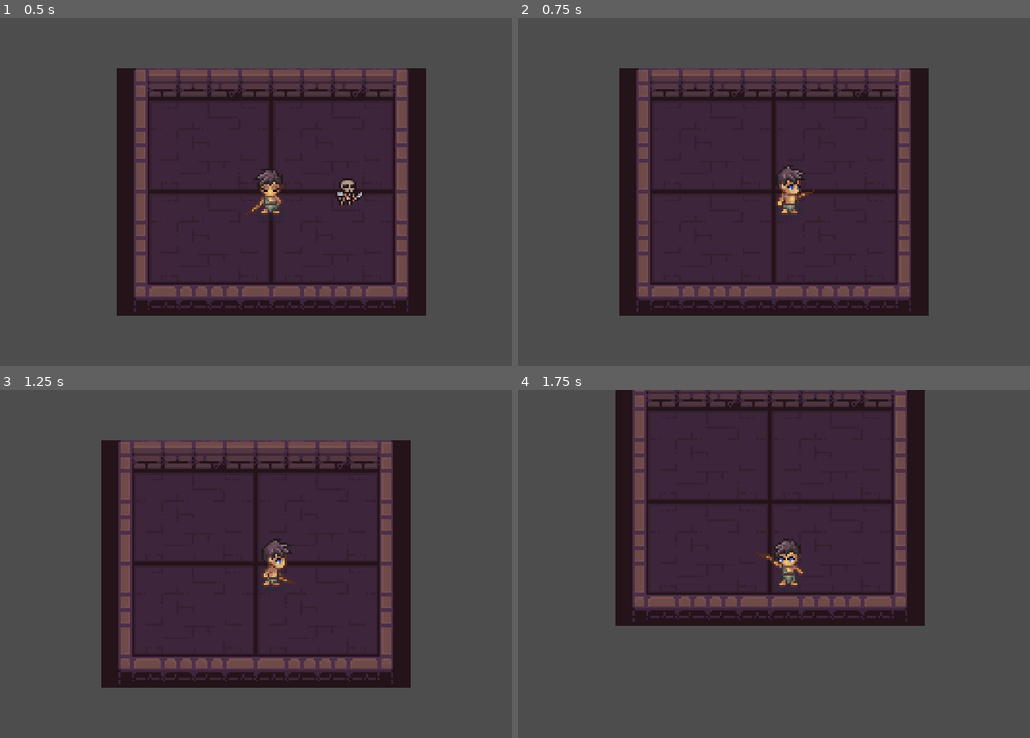
Above: before the commit, frames 1-4 (two rows, left to right).
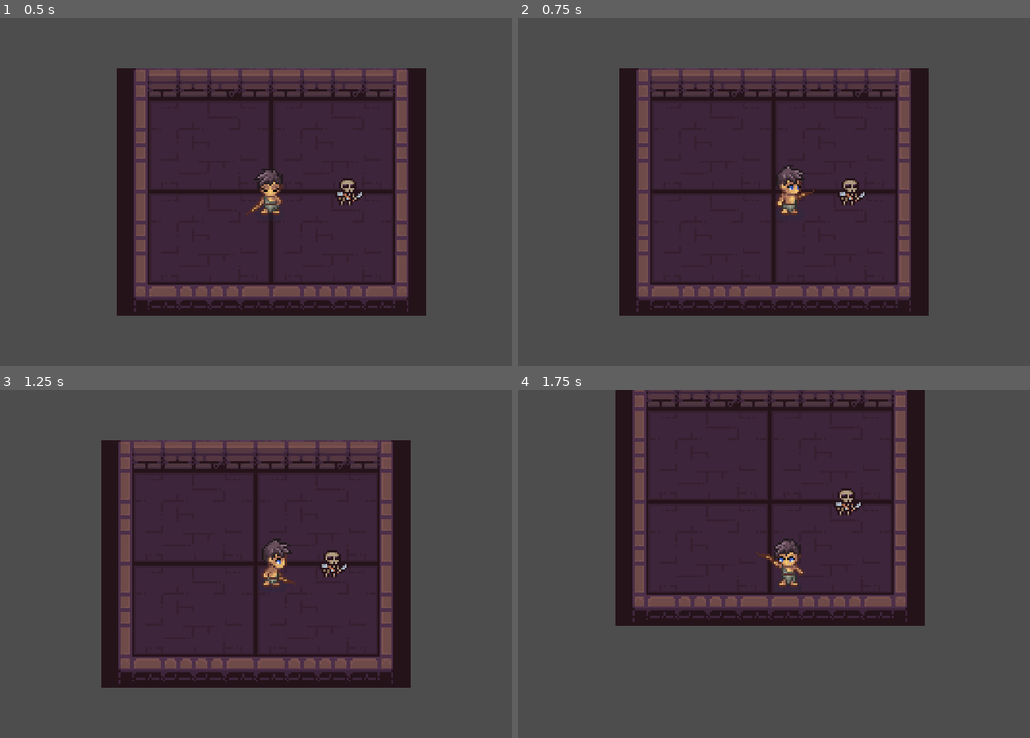
Above: after the commit, the same moments.

Repository: kellyjack07/MaturaRoguelite
Game: Godot game, scene res://scenes/main.tscn
Same seed, same stepped clock (60 frames per second), same inputs: the game is played once before the commit and once after it.
Inputs:
- Up to frame 1 (0.5 s): no input
- Up to frame 2 (0.75 s): tap Enter (ui_accept) at 0.5 s; hold D (right) from 0.53 s (still down); hold Enter (ui_accept) from 0.53 s (still down); tap Space (attack) at 0.6 s
- Up to frame 3 (1.25 s): keep holding D (right); keep holding Enter (ui_accept)
- Up to frame 4 (1.75 s): release D (right) at 1.28 s; release Enter (ui_accept) at 1.28 s; hold S (down) from 1.28 s (still down); tap Enter (ui_accept) at 1.35, 1.52 s; tap Space (attack) at 1.55 s

Frame 1 is identical in both runs. In frame 2, 0.2% of the frame differs, in the area x 62-68%, y 46-54%; in frame 3, 0.2%; in frame 4, 0.2%.

Commit message:
simple player hitbox and damage testing

Diff:
--- a/enemies/enemy.tscn
+++ b/enemies/enemy.tscn
@@ -54,6 +54,7 @@
 
 [node name="Health" type="Node" parent="." unique_id=373322071]
 script = ExtResource("1_7frlh")
+max_health = 5
 
 [node name="Hurtbox" type="Area2D" parent="." unique_id=1011045581]
 script = ExtResource("2_orwns")
--- a/scenes/player.tscn
+++ b/scenes/player.tscn
@@ -5,6 +5,7 @@
 [ext_resource type="Texture2D" uid="uid://b3byotiaupn5g" path="res://assets/placeholder/player_assets_placeholder/With_shadow/Swordsman_lvl1_attack_with_shadow.png" id="2_dqkch"]
 [ext_resource type="Texture2D" uid="uid://doxtevkpqijcj" path="res://assets/placeholder/player_assets_placeholder/With_shadow/Swordsman_lvl1_Walk_with_shadow.png" id="2_qhqgy"]
 [ext_resource type="Script" uid="uid://by6a20ksr22xh" path="res://scripts/health_component.gd" id="5_qlg0r"]
+[ext_resource type="Script" uid="uid://cc4hg5m86k3pi" path="res://scripts/hitbox_component.gd" id="6_tuyoq"]
 
 [sub_resource type="AtlasTexture" id="AtlasTexture_6e8lb"]
 atlas = ExtResource("2_dqkch")
@@ -552,6 +553,9 @@
 [sub_resource type="CircleShape2D" id="CircleShape2D_2gdjj"]
 radius = 6.0
 
+[sub_resource type="RectangleShape2D" id="RectangleShape2D_qlg0r"]
+size = Vector2(22.5, 21)
+
 [node name="Player" type="CharacterBody2D" unique_id=488959924]
 z_index = 10
 script = ExtResource("1_qhqgy")
@@ -570,4 +574,10 @@
 [node name="Health" type="Node" parent="." unique_id=2027964474]
 script = ExtResource("5_qlg0r")
 
+[node name="AttackArea" type="Area2D" parent="." unique_id=1575710335]
+script = ExtResource("6_tuyoq")
+
+[node name="CollisionShape2D" type="CollisionShape2D" parent="AttackArea" unique_id=1760277732]
+shape = SubResource("RectangleShape2D_qlg0r")
+
 [connection signal="animation_finished" from="AnimatedSprite2D" to="." method="_on_animated_sprite_2d_animation_finished"]
--- a/scripts/enemy.gd
+++ b/scripts/enemy.gd
@@ -9,8 +9,5 @@
 
 #death
 func on_died() -> void:
+	print("enemy died")
 	queue_free()
-
-func _unhandled_input(event: InputEvent) -> void:
-	if event.is_action_pressed("ui_accept"):
-		health_component.take_damage(1)
--- /dev/null
+++ b/scripts/hitbox_component.gd
@@ -0,0 +1,21 @@
+extends Area2D
+class_name HitboxComponent
+
+@export var damage: int = 1
+
+#hit
+func deal_damage() -> void:
+	var shape: Shape2D = $CollisionShape2D.shape
+	var query := PhysicsShapeQueryParameters2D.new()
+
+	query.shape = shape
+	query.transform = $CollisionShape2D.global_transform
+	query.collide_with_areas = true
+	query.collide_with_bodies = false
+
+	var results = get_world_2d().direct_space_state.intersect_shape(query)
+
+	for result in results:
+		var collider = result.collider
+		if collider is HurtboxComponent:
+			collider.take_hit(damage)
--- a/scripts/hurtbox_component.gd
+++ b/scripts/hurtbox_component.gd
@@ -10,3 +10,4 @@
 		return
 
 	health_component.take_damage(damage)
+	print("damage taken")
--- a/scripts/player.gd
+++ b/scripts/player.gd
@@ -4,6 +4,7 @@
 
 @onready var animated_sprite: AnimatedSprite2D = $AnimatedSprite2D
 @onready var health_component: HealthComponent = $Health
+@onready var attack_area: HitboxComponent = $AttackArea
 
 var input_direction: Vector2 = Vector2.ZERO
 var facing_direction: Vector2 = Vector2.DOWN
@@ -43,7 +44,21 @@
 #attack start
 func start_attack() -> void:
 	is_attacking = true
+	update_attack_area_direction()
 	play_attack_animation()
+	attack_area.deal_damage()
+
+
+#attack area
+func update_attack_area_direction() -> void:
+	if facing_direction == Vector2.DOWN:
+		attack_area.position = Vector2(0, 12)
+	elif facing_direction == Vector2.UP:
+		attack_area.position = Vector2(0, -12)
+	elif facing_direction == Vector2.RIGHT:
+		attack_area.position = Vector2(12, 0)
+	else:
+		attack_area.position = Vector2(-12, 0)
 
 
 #movement
Not shown, added: scripts/hitbox_component.gd.uid
